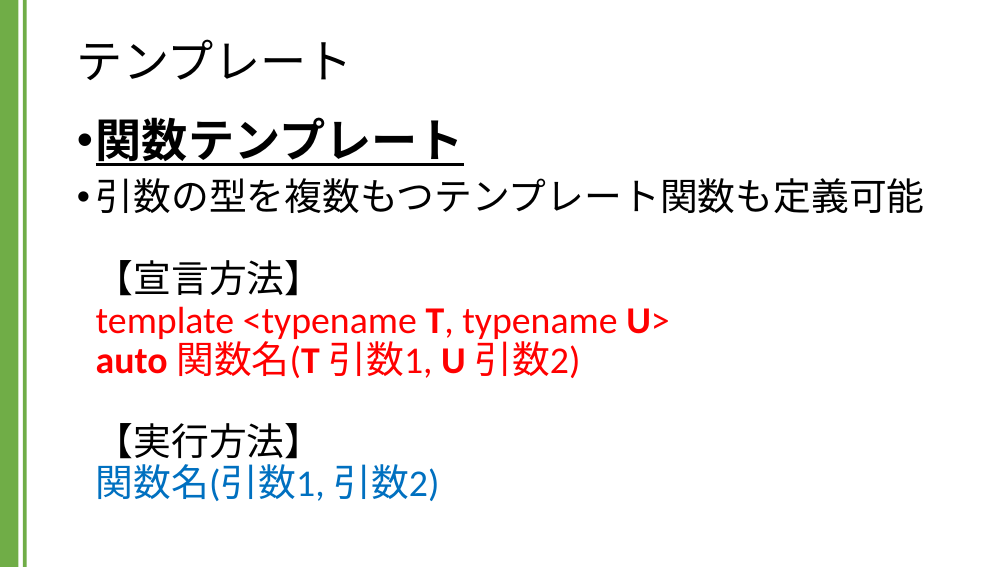
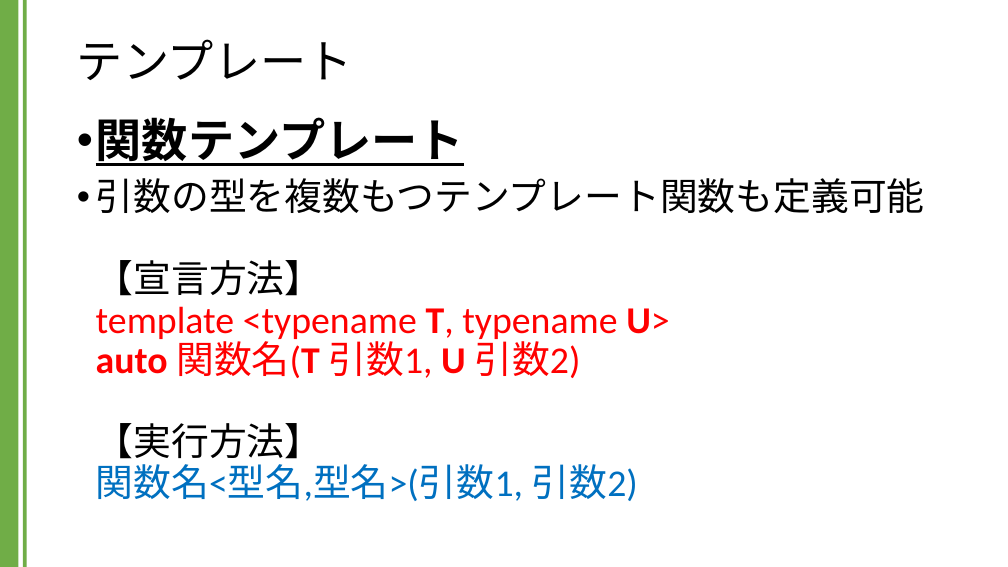
Before and after one commit to kic-murata/cpp2024, a slide deck: slide 11 of 授業資料/講義資料：テンプレート.pptx. Drawn at 1008x567 pixels with LibreOffice and Linux fonts; fonts in the diff are those of the drawing. Boxes give left, top, right and bottom in pixels: in the first picture for what was removed or moved away, otherwise in the second. Text is boxed around its words. In the diff, an @@ line names an element or a change of style, - is before the commit and + after.

```diff
--- a/授業資料/講義資料：テンプレート.pptx
+++ b/授業資料/講義資料：テンプレート.pptx
@@ text at (96,178,925,501): text changed @@
-• 引数の型を複数もつテンプレート関数も定義可能
-  【宣言方法】
-  template <typename T, typename U>
-  auto 関数名(T 引数1, U 引数2)
-  【実行方法】
-  関数名(引数1, 引数2)
+• 引数の型を複数もつテンプレート関数も定義可能
+  【宣言方法】
+  template <typename T, typename U>
+  auto 関数名(T 引数1, U 引数2)
+  【実行方法】
+  関数名<型名,型名>(引数1, 引数2)
```
Also in this commit, not shown: 2 other slides changed, 8 other files.
